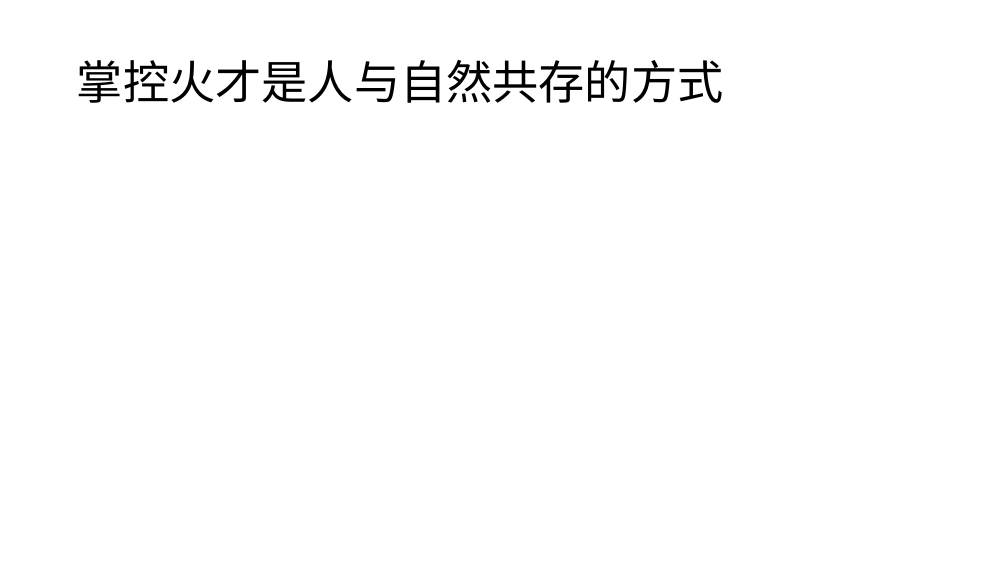
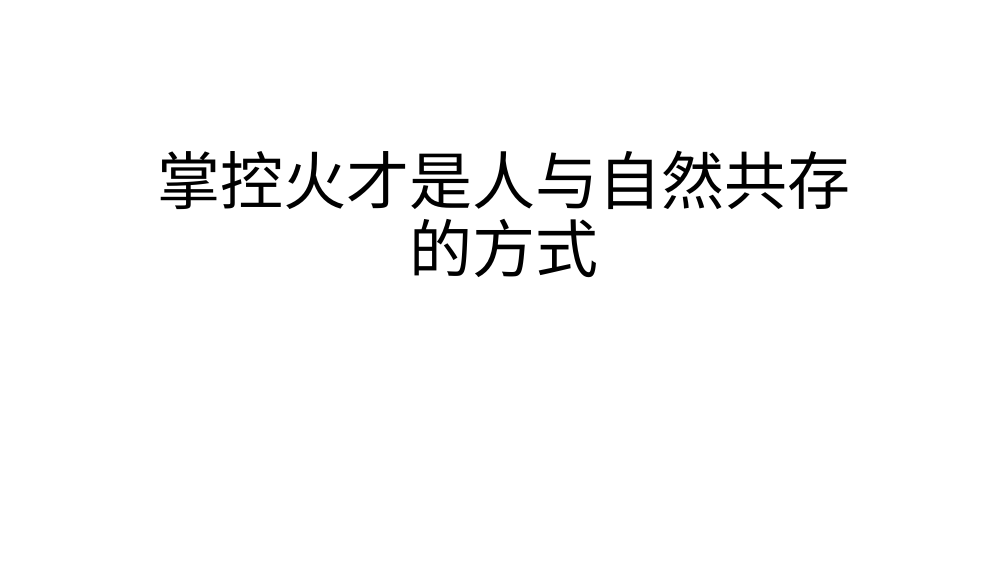
Before and after one commit to movive/hello-world, a slide deck: slide 4 of BP/火-消防.pptx. Drawn at 1008x567 pixels with LibreOffice and Linux fonts; fonts in the diff are those of the drawing. Boxes give left, top, right and bottom in pixels: in the first picture for what was removed or moved away, otherwise in the second. Text is boxed around its words. In the diff, an @@ line names an element or a change of style, - is before the commit and + after.

```diff
--- a/BP/火-消防.pptx
+++ b/BP/火-消防.pptx
@@ title "掌控火才是人与自然共存的方式": place and size @@
-title "掌控火才是人与自然共存的方式" at (77, 60, 724, 103)
+title "掌控火才是人与自然共存的方式" at (157, 150, 850, 277)
@@ title "掌控火才是人与自然共存的方式" at (157, 150, 850, 277): size 44 to 60 pt; alignment left to centre; vertical alignment middle to bottom @@
```
Also in this commit, not shown: 2 other slides changed, 5 slides added, 1 slide removed.
